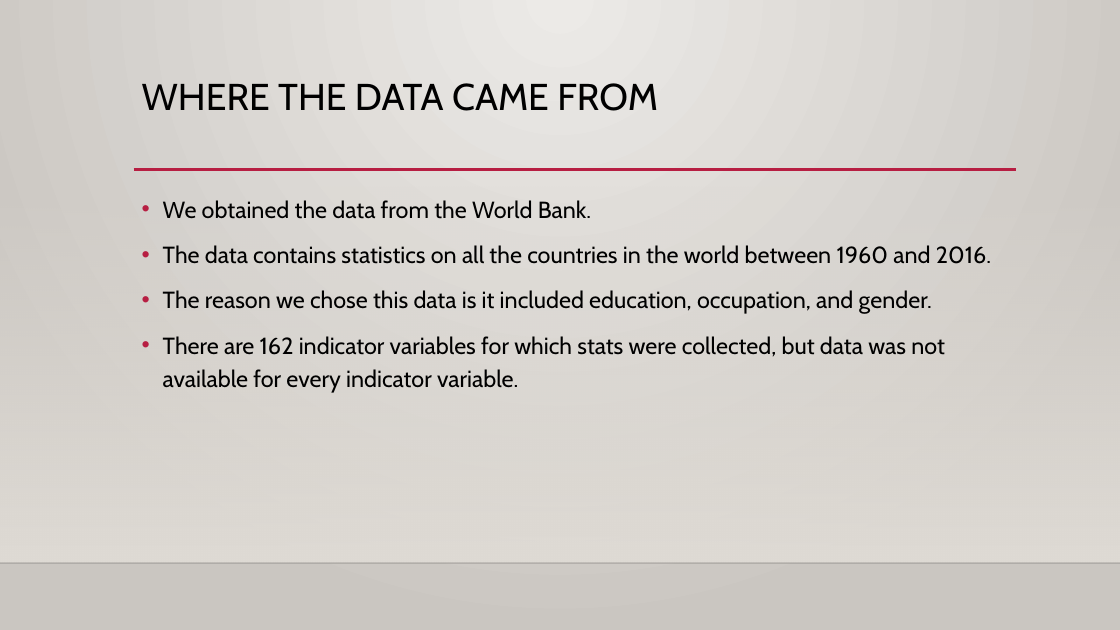
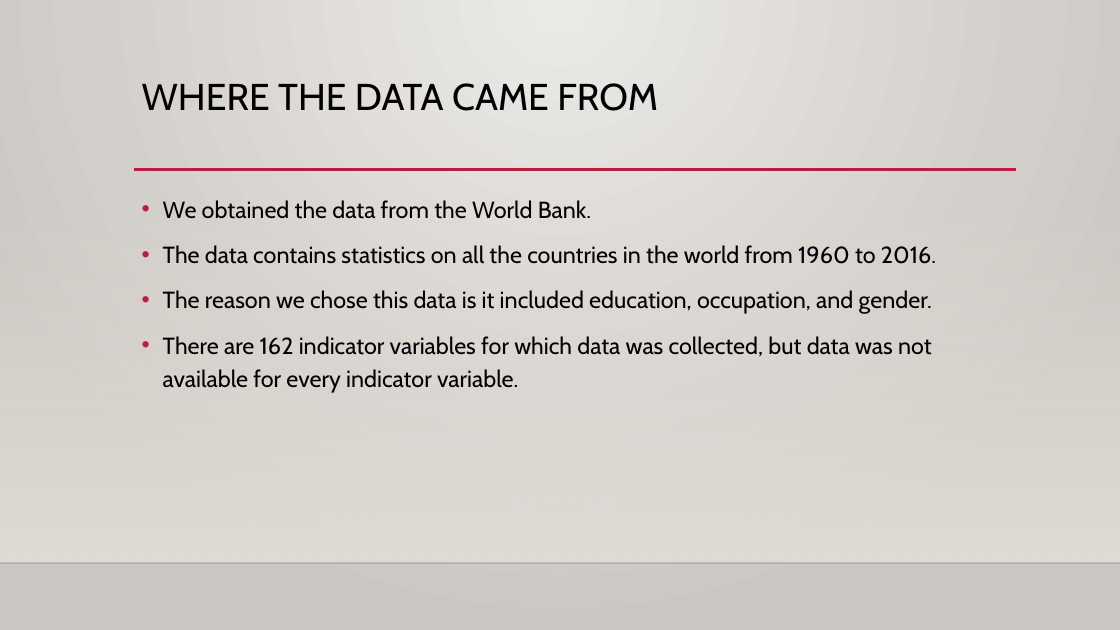
Before and after one commit to daveknockwin/MSDS6306-CS2, a slide deck: slide 5 of Save The Children.pptx. Drawn at 1120x630 pixels with LibreOffice and Linux fonts; fonts in the diff are those of the drawing; background and template pictures are left out. Boxes give left, top, right and bottom in pixels: in the first picture for what was removed or moved away, otherwise in the second. Text is boxed around its words. In the diff, an @@ line names an element or a change of style, - is before the commit and + after.

```diff
--- a/Save The Children.pptx
+++ b/Save The Children.pptx
@@ text at bbox=[163, 245, 936, 264]: text changed @@
-• The data contains statistics on all the countries in the world between 1960 and 2016.
+• The data contains statistics on all the countries in the world from 1960 to 2016.
@@ text at bbox=[163, 336, 932, 393]: text changed @@
-• There are 162 indicator variables for which stats were collected, but data was not available for every indicator variable.
+• There are 162 indicator variables for which data was collected, but data was not available for every indicator variable.
```
Also in this commit, not shown: 3 other slides changed, 3 slides added, 1 slide removed.
